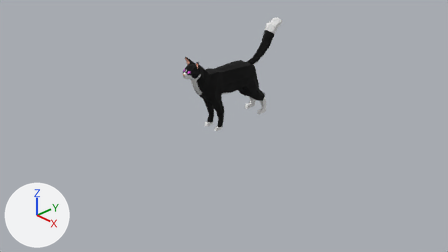
Two versions of the Blender file SrcAssets/cat.blend, one commit apart.
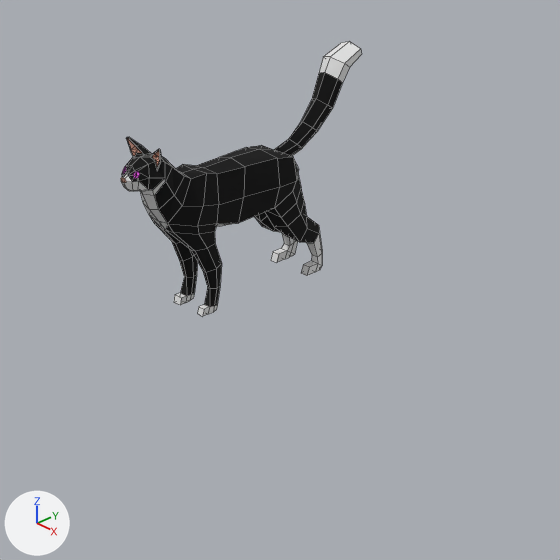
Each version is shown from the file's camera 'Camera', then close up on the part from 30% to 81% of the width and 0% to 92% of the height. Every picture has the same lights, and +X, +Y and +Z are marked at lower left. The close-ups show mesh edges as thin lines.
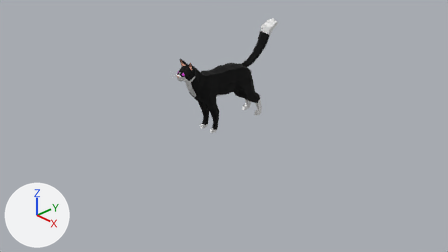
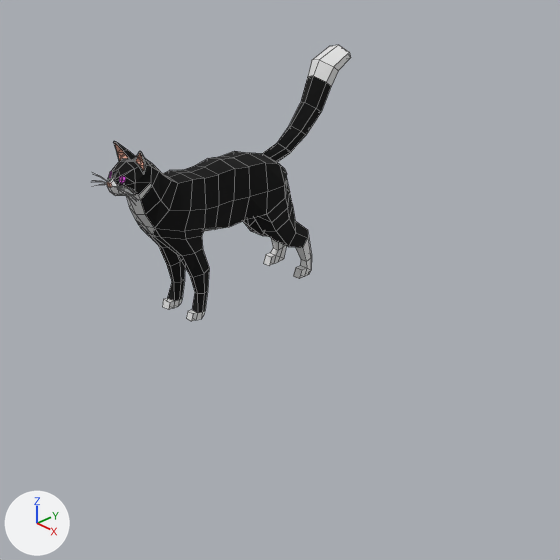
Where the change shows, as pixel boxes (x1, y1, x2, y2) in the close-ups (560 x 560 px):
'Cube', reshaped, moved, modifiers changed (7% wider)
    before: (121, 42, 362, 317)
    after: (94, 45, 351, 321)
part 1 of me_cube, built on
    before: (125, 137, 318, 317)
    after: (94, 45, 338, 321)
part 2 of me_cube, recoloured
    before: (290, 144, 306, 156)
    after: (275, 145, 297, 162)

What changed in the scene script:
```text
Change me_cube:
    used by ob_cube; location = (0.0, 0.0, 0.0)
    remove me_cube.from_pydata(...)  # 226 vertices, 212 faces; spans x 0.0..0.21, y -0.91..1.4, z -0.01..1.69
    add me_cube.from_pydata(...)  # 566 vertices, 504 faces; spans x -0.25..0.25, y -0.91..1.42, z -0.01..1.69
    me_cube part 1: 46 vertices moved from x 0.02..0.2, y -0.85..0.76, z -0.01..1.4 to x 0.01..0.23, y -0.85..0.8, z -0.01..1.41; 4 vertices removed from x 0.0..0.17, y 0.06..0.12, z 0.56..1.07; 344 vertices added at x -0.25..0.25, y -0.91..1.42, z -0.01..1.65
    me_cube part 2: 4 faces spanning x 0.0..0.1, y 0.65..1.23, z 0.91..1.42 switch from mat_lightfur (white #e7e7e7) to mat_darkfur (black #000000)
Change ob_cube:
    remove _m = ob_cube.modifiers.new('Mirror', 'MIRROR')
    remove _m.use_clip = True
    ob_cube.location: (0.0, 0.0, 0.0) -> (0.0, -0.124, 0.0)
```
